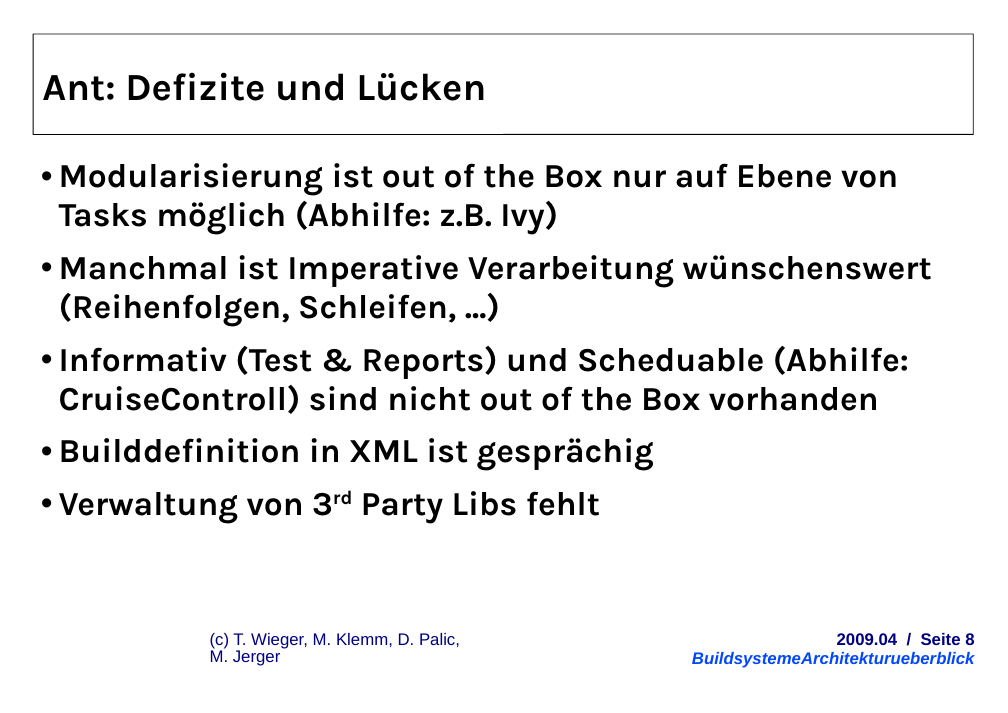
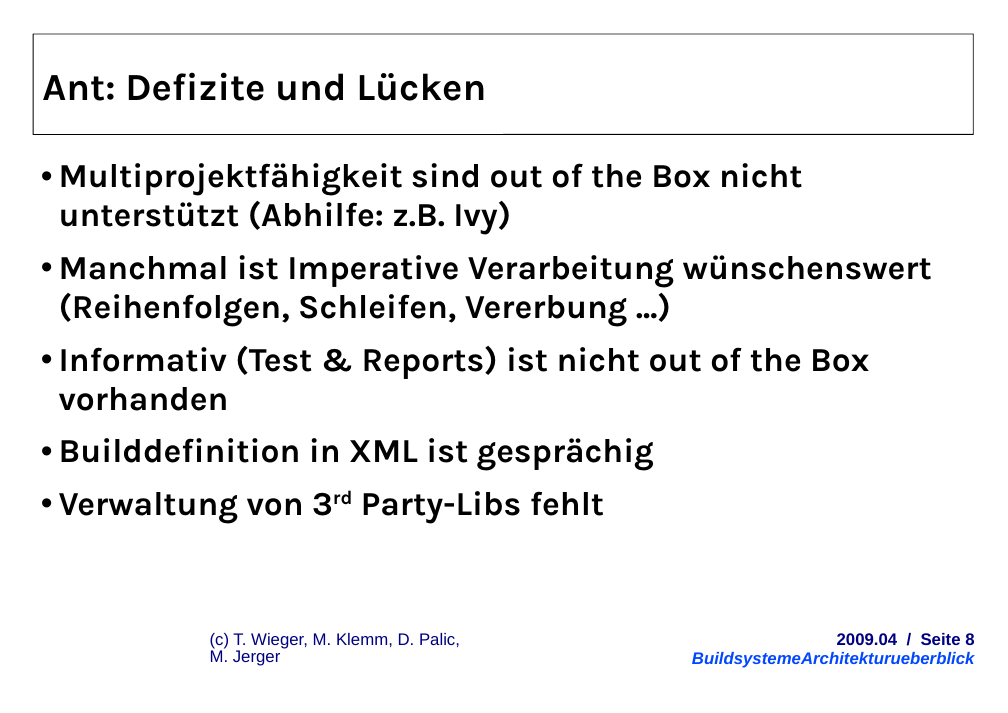
Before and after one commit to herrwieger/experttrainingbuildsystems, a slide deck: slide 8 of praesentationen/BuildsystemeArchitekturueberblick.odp. Drawn at 1008x713 pixels with LibreOffice and Linux fonts; fonts in the diff are those of the drawing; background and template pictures are left out. Boxes give left, top, right and bottom in pixels: in the first picture for what was removed or moved away, otherwise in the second. Text is boxed around its words. In the diff, an @@ line names an element or a change of style, - is before the commit and + after.

```diff
--- a/praesentationen/BuildsystemeArchitekturueberblick.odp
+++ b/praesentationen/BuildsystemeArchitekturueberblick.odp
@@ text at <box>59,163,932,411</box>: text changed @@
-  • Modularisierung ist out of the Box nur auf Ebene von Tasks möglich (Abhilfe: z.B. Ivy)
-  • Manchmal ist Imperative Verarbeitung wünschenswert (Reihenfolgen, Schleifen, ...)
-  • Informativ (Test & Reports) und Scheduable (Abhilfe: CruiseControll) sind nicht out of the Box vorhanden
+  • Multiprojektfähigkeit sind out of the Box nicht unterstützt (Abhilfe: z.B. Ivy)
+  • Manchmal ist Imperative Verarbeitung wünschenswert (Reihenfolgen, Schleifen, Vererbung ...)
+  • Informativ (Test & Reports) ist nicht out of the Box vorhanden
@@ text at <box>59,491,604,524</box>: text changed @@
-  • Verwaltung von 3rd Party Libs fehlt
+  • Verwaltung von 3rd Party-Libs fehlt
```
Also in this commit, not shown: 8 other slides changed, 2 slides added, 1 slide removed.
